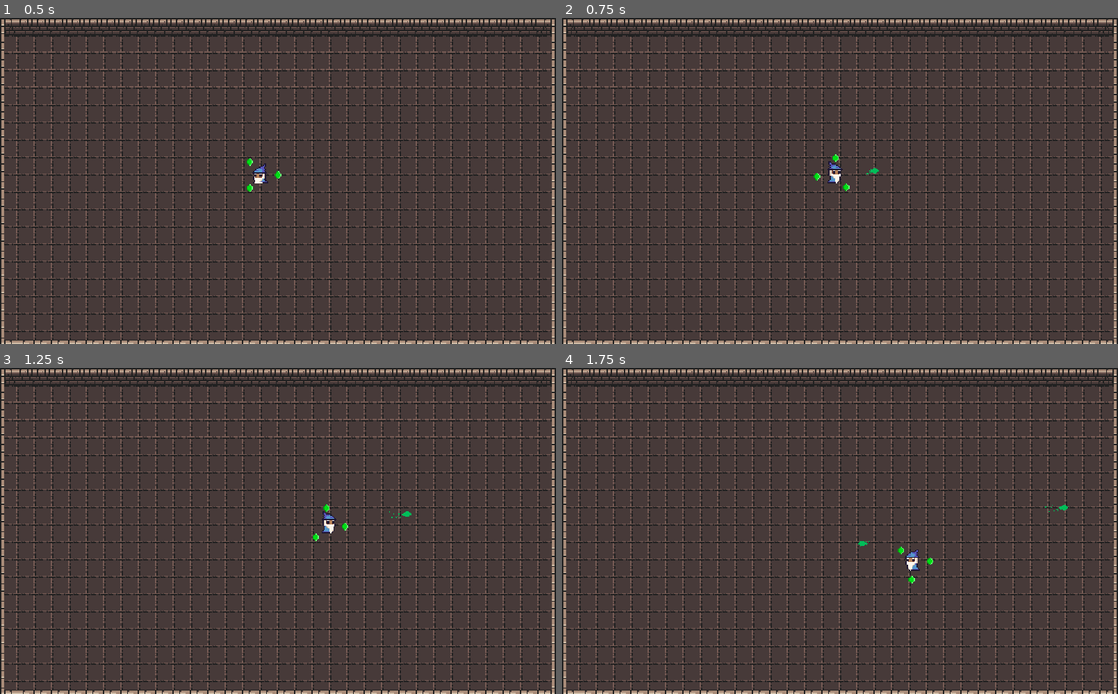
Above: before the commit, frames 1-4 (two rows, left to right).
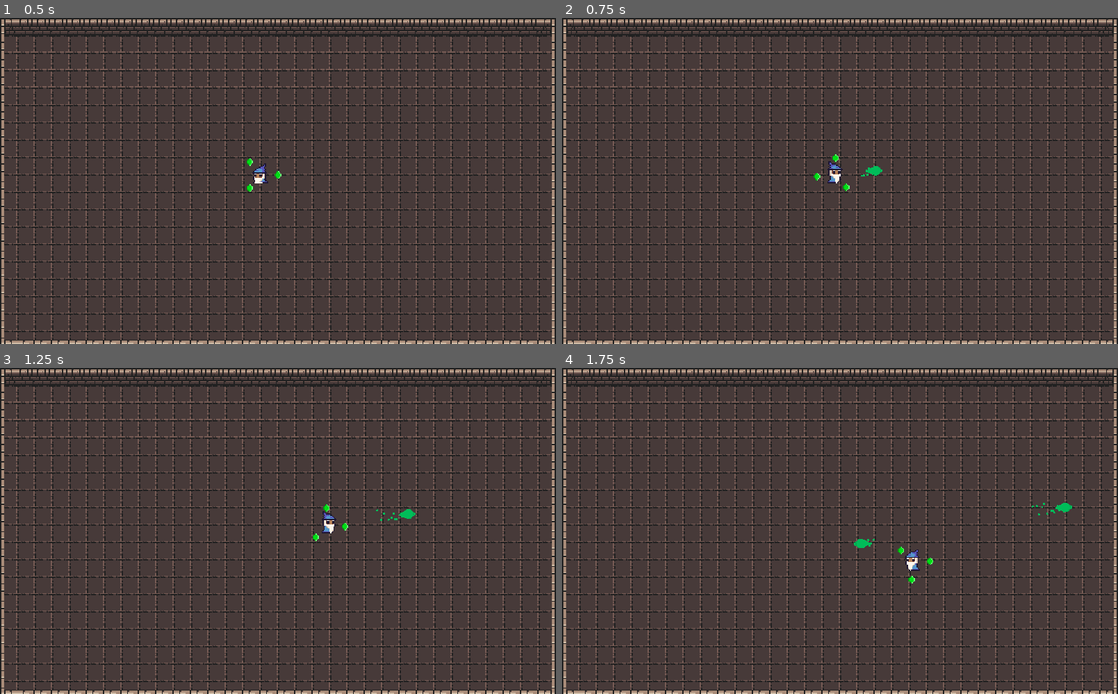
Above: after the commit, the same moments.

Repository: gfmota/scorespace_jam12
Game: Godot game, scene res://assets/scenes/Arena.tscn
Same seed, same stepped clock (60 frames per second), same inputs: the game is played once before the commit and once after it. The project has no main scene, so this scene is started directly.
Inputs (mouse positions are in pixels of both pictures, inside the frame that each line leads up to):
- Up to frame 1 (0.5 s): no input
- Up to frame 2 (0.75 s): move the mouse to (962, 164) at 0.52 s; press the mouse at (962, 164) at 0.53 s; hold D (right) from 0.53 s (still down)
- Up to frame 3 (1.25 s): keep holding D (right); right-click (400, 514) at 0.8 s
- Up to frame 4 (1.75 s): move the mouse to (728, 547) at 1.27 s; release D (right) at 1.28 s; release the mouse at (728, 547) at 1.28 s; hold S (down) from 1.28 s (still down); right-click (728, 547) at 1.35 s; click (728, 547) at 1.55 s

Frame 1 is identical in both runs. In frame 2, less than 0.1% of the frame differs, in the area x 53-58%, y 45-49%; in frame 3, less than 0.1%; in frame 4, 0.1%, in the area x 52-92%, y 41-56%.

Commit message:
Add shoot differences by orb colors
Signed-off-by: Gabriel Mota <gabrielfmota134@gmail.com>

Diff:
--- a/assets/scenes/Player.tscn
+++ b/assets/scenes/Player.tscn
@@ -133,11 +133,11 @@
 [node name="CollisionShape2D" type="CollisionShape2D" parent="."]
 shape = SubResource( 10 )
 
-[node name="CooldownA" type="Timer" parent="."]
+[node name="ShootCD" type="Timer" parent="."]
 wait_time = 0.3
 one_shot = true
 
-[node name="CooldownB" type="Timer" parent="."]
+[node name="SpellCD" type="Timer" parent="."]
 one_shot = true
 
 [node name="Energies" type="Node2D" parent="."]
--- a/assets/scripts/Arena.gd
+++ b/assets/scripts/Arena.gd
@@ -6,21 +6,9 @@
 func _ready():
 	player.connect("shoot_projectile", self, "on_player_shoot_projectile")
 
-func on_player_shoot_projectile(colors):
+func on_player_shoot_projectile(color):
 	var direction : Vector2 = (get_global_mouse_position() - player.global_position).normalized()
 	var pos = player.global_position + direction * 24
-	var blue_count : float = 0
-	var green_count : float = 0
-	var red_count : float = 0
-	for color in colors:
-		print(color)
-		match color:
-			1:
-				green_count += 1
-			2:
-				blue_count += 1
-			3:
-				red_count += 1
 	var shoot = shoot_scene.instance()
-	shoot.setup(pos, direction, Vector3(green_count, blue_count, red_count))
+	shoot.setup(pos, direction, color)
 	add_child(shoot)
--- a/assets/scripts/Player.gd
+++ b/assets/scripts/Player.gd
@@ -10,8 +10,8 @@
 onready var energies_node : Node2D = $Energies
 onready var energies : Array = [$Energies/Energy1, $Energies/Energy2, $Energies/Energy3]
 onready var speed : Vector2 = Vector2.ZERO
-onready var spell_a_cooldown : Timer = $CooldownA
-onready var spell_b_cooldown : Timer = $CooldownB
+onready var shoot_cooldown : Timer = $ShootCD
+onready var spell_cooldown : Timer = $SpellCD
 onready var sprite : AnimatedSprite = $Sprite
 onready var tween : Tween = $Tween
 
@@ -49,12 +49,22 @@
 		sprite.flip_h = false
 
 func _input(event):
-	if event.is_action_pressed("left_mouse") and spell_a_cooldown.is_stopped():
-		emit_signal("shoot_projectile", act_energies)
-		spell_a_cooldown.start()
-	if event.is_action_pressed("right_mouse") and spell_b_cooldown.is_stopped():
+	if event.is_action_pressed("left_mouse") and shoot_cooldown.is_stopped():
+		var color = Vector3(0, 0, 0)
+		for energy in act_energies:
+			match energy:
+				1:
+					color.x += 1
+				2:
+					color.y += 1
+				3:
+					color.z += 1
+		emit_signal("shoot_projectile", color)
+		shoot_cooldown.wait_time = 0.3 - 0.05 * color.y
+		shoot_cooldown.start()
+	if event.is_action_pressed("right_mouse") and spell_cooldown.is_stopped():
 		#Cast spell B
-		spell_b_cooldown.start()
+		spell_cooldown.start()
 
 	if event.is_action_pressed("green_energy"):
 		energy_manager(1)
--- a/assets/scripts/Shoot.gd
+++ b/assets/scripts/Shoot.gd
@@ -1,16 +1,20 @@
 extends Node2D
 
-const SPEED : int = 350
+var damage : int = 3
+var speed : int = 350
 var direction : Vector2
 var colors : Array = [Color8(0, 190, 90), Color8(0, 190, 140), Color8(190, 255, 0), Color8(0, 220, 220), Color8(255, 120, 0), Color8(255, 255, 255), Color8(0, 150, 255), Color8(150, 60, 255), Color8(255, 60, 190), Color8(255, 30, 0)]
 
 func _process(delta):
-	position += direction * SPEED * delta
+	position += direction * speed * delta
 
 func setup(pos, dir, color):
 	global_position = pos
 	direction = dir
 	rotation_degrees = rad2deg(dir.angle())
+	speed += color.y * 30
+	damage += color.z
+	scale = Vector2(1 + color.x/4, 1 + color.x/4)
 	match color:
 		Vector3(3, 0, 0):
 			modulate = colors[0]
@@ -26,6 +30,7 @@
 			modulate = colors[5]
 		Vector3(0, 3, 0):
 			modulate = colors[6]
+
 		Vector3(0, 2, 1):
 			modulate = colors[7]
 		Vector3(0, 1, 2):
